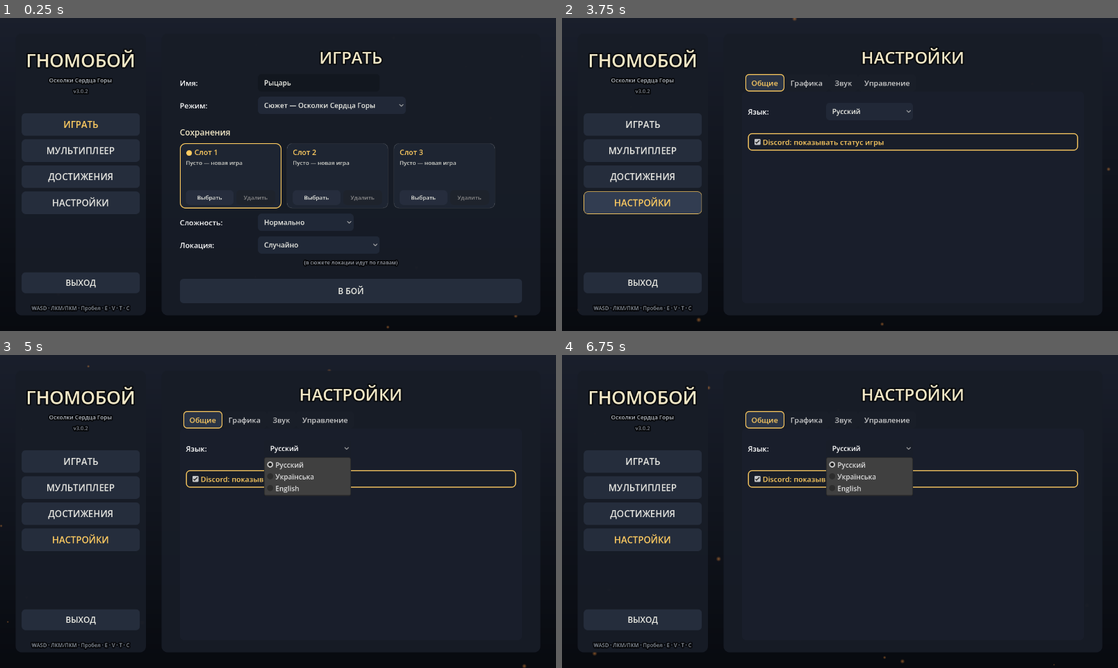
Above: before the commit, frames 1-4 (two rows, left to right).
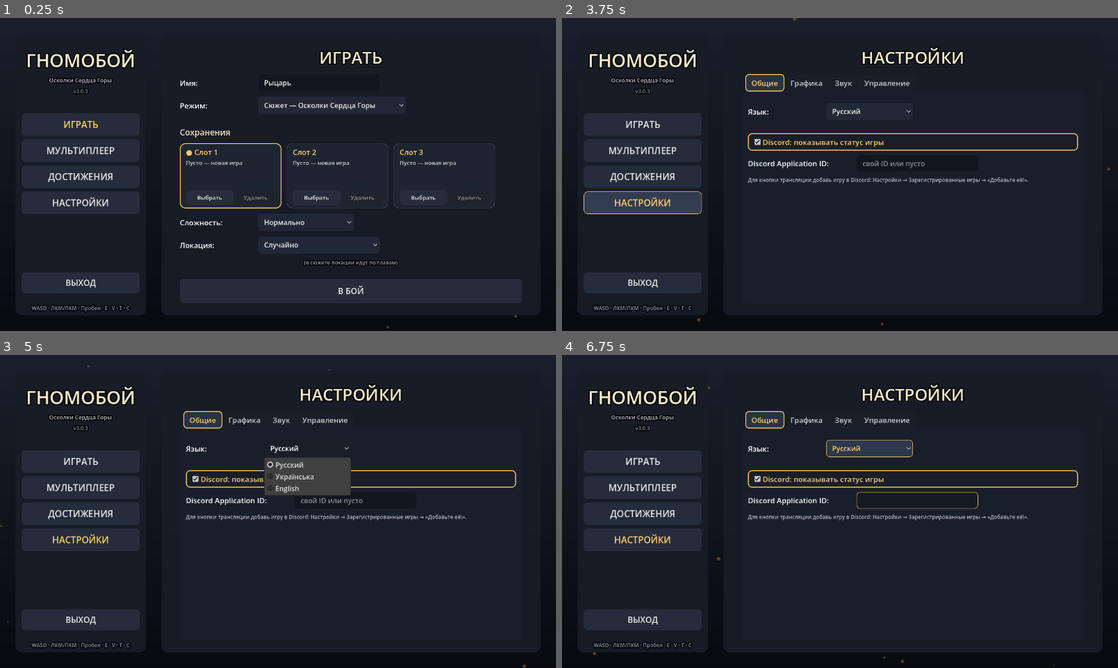
Above: after the commit, the same moments.

Repository: kiskaserver/gnome-slayer
Game: Godot game, scene res://main.tscn
The game is run twice, just before and just after one commit, with the same random seed, the same clock (stepped at 60 frames per second) and the same inputs.
Inputs (mouse positions are in pixels of both pictures, inside the frame that each line leads up to):
- Up to frame 1 (0.25 s): no input
- Up to frame 2 (3.75 s): click "ИГРАТЬ" at 0.5 s; click "ИГРАТЬ" at 1.25 s; click "МУЛЬТИПЛЕЕР" at 2 s; click "ДОСТИЖЕНИЯ" at 2.75 s; click "НАСТРОЙКИ" at 3.5 s
- Up to frame 3 (5 s): click "Русский" at 4.25 s
- Up to frame 4 (6.75 s): tap Enter at 5, 6.5 s; move the mouse to (962, 495) at 5.02 s; press the mouse at (962, 495) at 5.03 s; hold D (move_right) 5.03-5.75 s; release the mouse at (962, 495) at 5.75 s; tap Space (dodge) at 5.75 s; drag from (728, 527) to (812, 574) at 5.77 s; move the mouse to (895, 442) at 6.52 s; hold D (move_right) from 6.53 s (still down); hold T (chat) from 6.53 s (still down)

The runs differ from the first frame. In frame 1, less than 0.1% of the frame differs, in the area x 15-16%, y 23-24%; in frame 2, 0.6%; in frame 3, 0.6%; in frame 4, 3.2%, in the area x 15-84%, y 23-53%.

Commit message:
3.0.3: configurable Discord Application ID, cleaner shutdown, POI collider fix
- Discord: the Settings.discord_app_id was stored but never used — now the
  IPC handshake uses your own Application ID from Settings (General tab has a
  new field to paste it), falling back to the built-in ID when empty. Under
  your own app, Discord shows your app's name; a hint explains that the
  'Go Live' stream button also needs the game added once under Discord's
  Registered Games.
- Discord: fixed a shutdown path where a blocked IPC read could hang game exit
  if Discord stopped responding — the pipe is now closed from the main thread
  on quit (Windows), alongside the existing bridge-kill (Linux).
- World gen: bounty board's collision cylinder (0.6) now matches its reserved
  footprint (0.9), removing the walk-through gap at the board's edge.

Co-Authored-By: Claude Opus 4.8 <noreply@anthropic.com>

Diff:
--- a/locale/translations.csv
+++ b/locale/translations.csv
@@ -473,3 +473,6 @@
 "Открыто: %d из %d  ·  лор карты: %d из %d","Открыто: %d из %d  ·  лор карты: %d из %d","Відкрито: %d з %d  ·  лор карти: %d з %d","Unlocked: %d of %d  ·  map lore: %d of %d"
 "Прочитай все фрагменты лора в мире","Прочитай все фрагменты лора в мире","Прочитай усі фрагменти лору у світі","Read every lore fragment in the world"
 "Открыто: %d из %d  ·  лор мира: %d из %d","Открыто: %d из %d  ·  лор мира: %d из %d","Відкрито: %d з %d  ·  лор світу: %d з %d","Unlocked: %d of %d  ·  world lore: %d of %d"
+"Discord Application ID:","Discord Application ID:","Discord Application ID:","Discord Application ID:"
+"свой ID или пусто","свой ID или пусто","свій ID або порожньо","your ID or leave empty"
+"Для кнопки трансляции добавь игру в Discord: Настройки → Зарегистрированные игры → «Добавьте её!».","Для кнопки трансляции добавь игру в Discord: Настройки → Зарегистрированные игры → «Добавьте её!».","Для кнопки трансляції додай гру в Discord: Налаштування → Зареєстровані ігри → «Додайте її!».","For the stream button, add the game in Discord: Settings → Registered Games → ""Add it!""."
--- a/project.godot
+++ b/project.godot
@@ -4,7 +4,7 @@
 [application]
 
 config/name="Гномобой"
-config/version="3.0.2"
+config/version="3.0.3"
 config/icon="res://icon.png"
 run/main_scene="res://main.tscn"
 config/features=PackedStringArray("4.7", "Forward Plus")
--- a/scripts/discord.gd
+++ b/scripts/discord.gd
@@ -51,6 +51,8 @@
 var _update := 0.0
 var _start_ts := 0
 var _bridge_pid := -1
+var _client_id := APP_ID       # активный Application ID (свой из настроек или встроенный)
+var _pipe_ref: FileAccess = null  # общая ссылка на канал — чтобы разблокировать чтение при выходе
 
 
 func _ready() -> void:
@@ -65,13 +67,17 @@
     if _thread != null:
         _mutex.lock()
         _quit = true
+        var pid := _bridge_pid
+        var pipe := _pipe_ref
         _mutex.unlock()
-        # мост убиваем сразу — это разблокирует чтение в воркере
-        _mutex.lock()
-        var pid := _bridge_pid
-        _mutex.unlock()
+        # разблокируем возможное зависшее чтение в воркере, чтобы игра не висла
+        # при выходе, если Discord перестал отвечать:
+        #  - Linux: убиваем мост-процесс (закрывает сокет)
+        #  - Windows: закрываем сам канал (ReadFile в воркере вернёт ошибку)
         if pid > 0:
             OS.kill(pid)
+        if pipe != null:
+            pipe.close()
         _thread.wait_to_finish()
 
 
@@ -98,6 +104,10 @@
 
     _mutex.lock()
     _enabled = Settings.discord_enabled
+    # свой Application ID из настроек (если задан) — под ним Discord покажет имя
+    # твоего приложения; пустое поле = встроенный ID по умолчанию
+    var app_id: String = Settings.discord_app_id.strip_edges()
+    _client_id = app_id if app_id != "" else APP_ID
     _pending = {
         "cmd": "SET_ACTIVITY",
         "args": {
@@ -125,6 +135,7 @@
         _mutex.lock()
         var quit := _quit
         var enabled := _enabled
+        var client_id := _client_id
         var pending := _pending.duplicate(true)
         _mutex.unlock()
 
@@ -146,8 +157,11 @@
             retry_at = now + 15000
             pipe = _open_ipc()
             if pipe != null:
-                if _frame(pipe, 0, {"v": 1, "client_id": APP_ID}) and _read_frame(pipe):
+                if _frame(pipe, 0, {"v": 1, "client_id": client_id}) and _read_frame(pipe):
                     sent = ""
+                    _mutex.lock()
+                    _pipe_ref = pipe
+                    _mutex.unlock()
                 else:
                     _close_ipc(pipe)
                     pipe = null
@@ -188,12 +202,13 @@
 
 
 func _close_ipc(pipe: FileAccess) -> void:
-    if pipe != null:
-        pipe.close()
     _mutex.lock()
+    _pipe_ref = null
     var pid := _bridge_pid
     _bridge_pid = -1
     _mutex.unlock()
+    if pipe != null:
+        pipe.close()
     if pid > 0:
         OS.kill(pid)
 
--- a/scripts/main.gd
+++ b/scripts/main.gd
@@ -784,6 +784,34 @@
 	dc_check.toggled.connect(func(on: bool):
 		Settings.discord_enabled = on
 		Settings.apply_and_save())
+	# свой Application ID (discord.com/developers) — под ним Discord покажет имя
+	# твоего приложения; пусто = встроенный ID по умолчанию
+	var dc_id_row := HBoxContainer.new()
+	dc_id_row.add_theme_constant_override("separation", 10)
+	t_common.add_child(dc_id_row)
+	var dc_id_lbl := Label.new()
+	dc_id_lbl.text = tr("Discord Application ID:")
+	dc_id_lbl.add_theme_font_size_override("font_size", 17)
+	dc_id_lbl.custom_minimum_size = Vector2(240, 0)
+	dc_id_row.add_child(dc_id_lbl)
+	var dc_id_edit := LineEdit.new()
+	dc_id_edit.text = Settings.discord_app_id
+	dc_id_edit.placeholder_text = tr("свой ID или пусто")
+	dc_id_edit.custom_minimum_size = Vector2(280, 34)
+	dc_id_row.add_child(dc_id_edit)
+	dc_id_edit.text_changed.connect(func(t: String):
+		Settings.discord_app_id = t.strip_edges())
+	dc_id_edit.text_submitted.connect(func(_t: String):
+		Settings.apply_and_save())
+	dc_id_edit.focus_exited.connect(func():
+		Settings.apply_and_save())
+	var dc_hint := Label.new()
+	dc_hint.text = tr("Для кнопки трансляции добавь игру в Discord: Настройки → Зарегистрированные игры → «Добавьте её!».")
+	dc_hint.add_theme_font_size_override("font_size", 12)
+	dc_hint.add_theme_color_override("font_color", Color(0.7, 0.7, 0.72))
+	dc_hint.autowrap_mode = TextServer.AUTOWRAP_WORD_SMART
+	dc_hint.custom_minimum_size = Vector2(540, 0)
+	t_common.add_child(dc_hint)
 
 	# --- Графика ---
 	var t_gfx := VBoxContainer.new()
--- a/scripts/world_gen.gd
+++ b/scripts/world_gen.gd
@@ -742,7 +742,9 @@
 	glow.position = Vector3(pos.x, 1.75, pos.z)
 	parent.add_child(glow)
 
-	_static_cylinder(parent, pos.x, pos.z, 0.6, 2.0)
+	# коллизия и резерв места под точку совпадают (было 0.6 против 0.9) —
+	# столб доски перекрывает свою же зону, без «сквозного» края
+	_static_cylinder(parent, pos.x, pos.z, 0.9, 2.0)
 	obstacles.append({"x": pos.x, "z": pos.z, "r": 0.9})
 
 
Not shown, changed: export_presets.cfg
Binary file changed: locale/translations.en.translation
Binary file changed: locale/translations.ru.translation
Binary file changed: locale/translations.uk.translation
Not shown, changed: README.md
